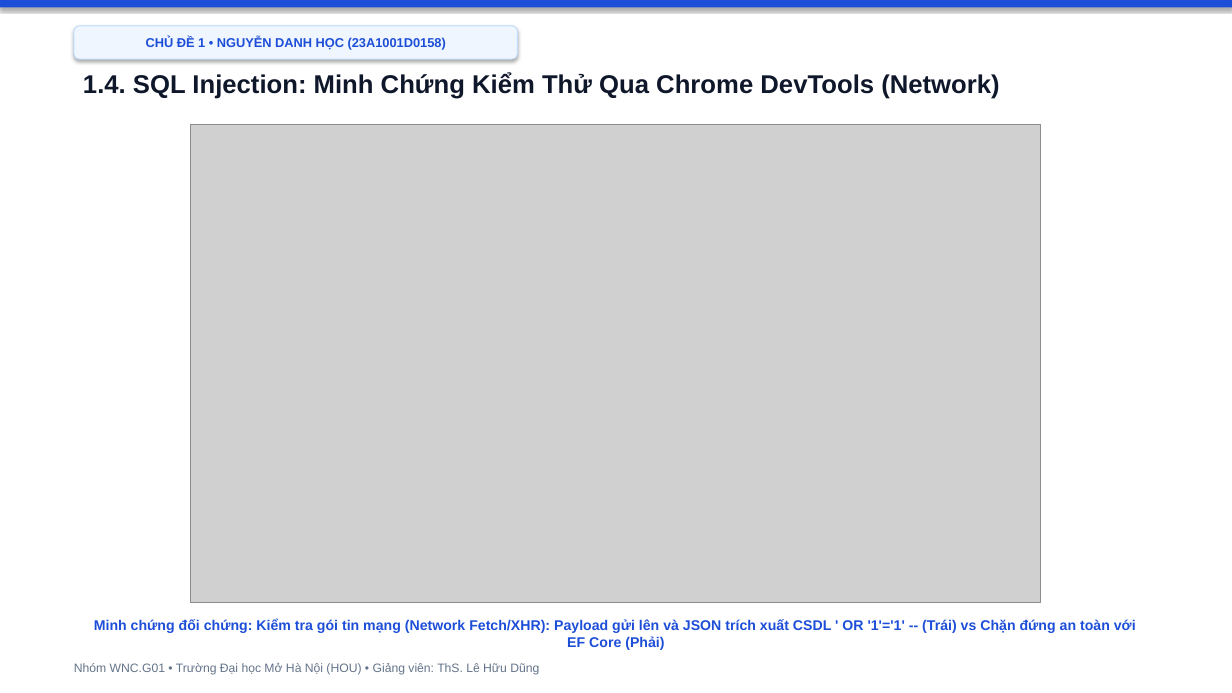
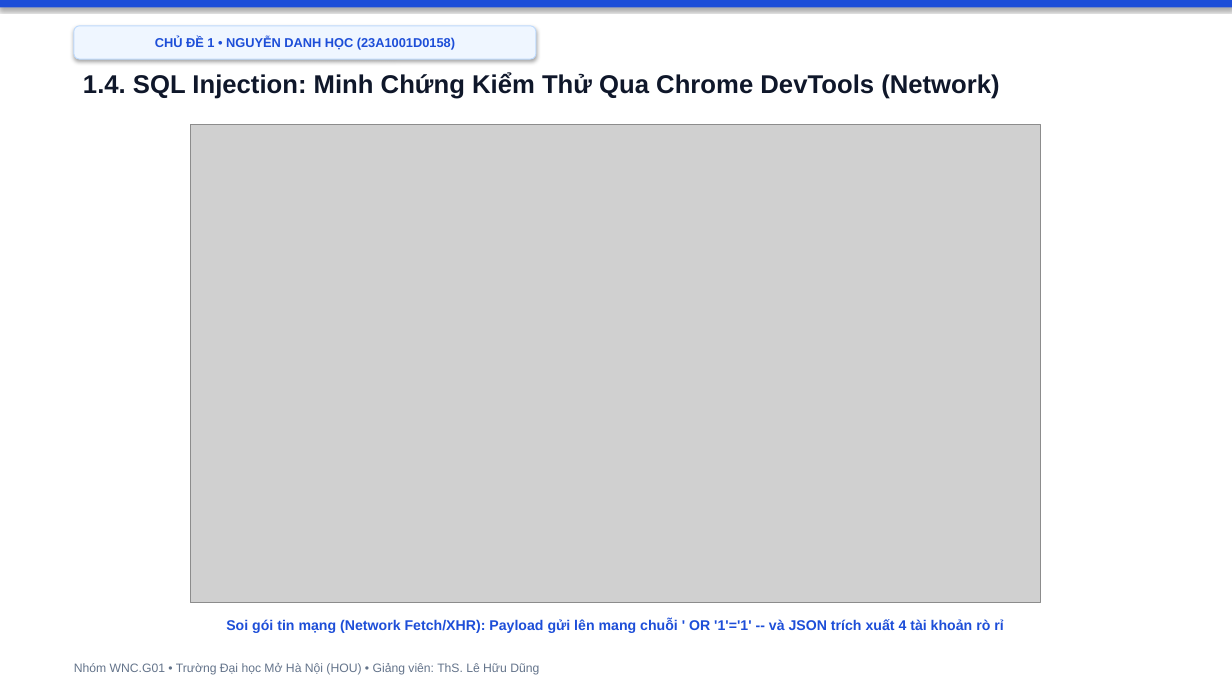
Before and after one commit to hocjsoo/OWASP_Demo, a slide deck: slide 5 of Slide_OWASP_Top3_Nhom_WNC_G01.pptx. Drawn at 1232x693 pixels with LibreOffice and Linux fonts; fonts in the diff are those of the drawing; grey boxes stand for pictures. Boxes give left, top, right and bottom in pixels: in the first picture for what was removed or moved away, otherwise in the second. Text is boxed around its words. In the diff, an @@ line names an element or a change of style, - is before the commit and + after.

```diff
--- a/Slide_OWASP_Top3_Nhom_WNC_G01.pptx
+++ b/Slide_OWASP_Top3_Nhom_WNC_G01.pptx
@@ rounded rectangle "CHỦ ĐỀ 1 • NGUYỄN ...": place and size @@
-rounded rectangle "CHỦ ĐỀ 1 • NGUYỄN ..." at [74,26,518,59]
+rounded rectangle "CHỦ ĐỀ 1 • NGUYỄN ..." at [74,26,536,59]
@@ text at [226,619,1003,633]: text changed @@
-Minh chứng đối chứng: Kiểm tra gói tin mạng (Network Fetch/XHR): Payload gửi lên và JSON trích xuất CSDL ' OR '1'='1' -- (Trái) vs Chặn đứng an toàn với EF Core (Phải)
+Soi gói tin mạng (Network Fetch/XHR): Payload gửi lên mang chuỗi ' OR '1'='1' -- và JSON trích xuất 4 tài khoản rò rỉ
```
Also in this commit, not shown: 14 other slides changed, 4 slides added, 3 slides removed, 2 other files.
